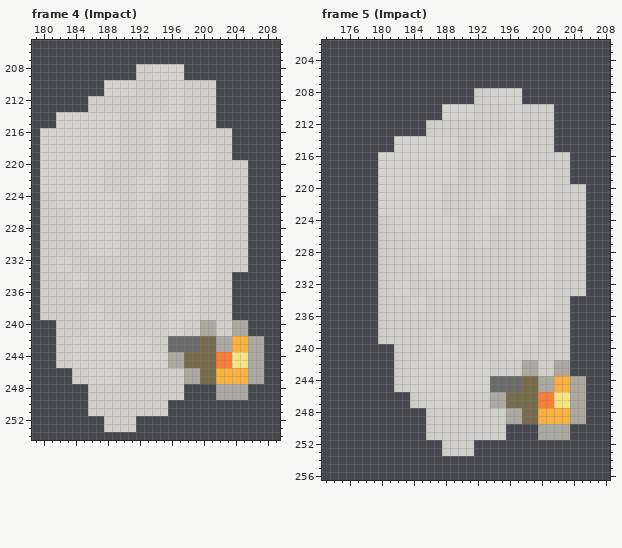
Two states of a pixel-art file, devassets/Aseprite Projects/LanternCorpse.aseprite. Above: the version before the commit.
384x384 pixels, 8 frames. Shown: frame 4 (Impact): x 179..209, y 205..254; frame 5 (Impact): x 173..208, y 202..256. The commit also changed other frames, which this record leaves out.
And afterwards:
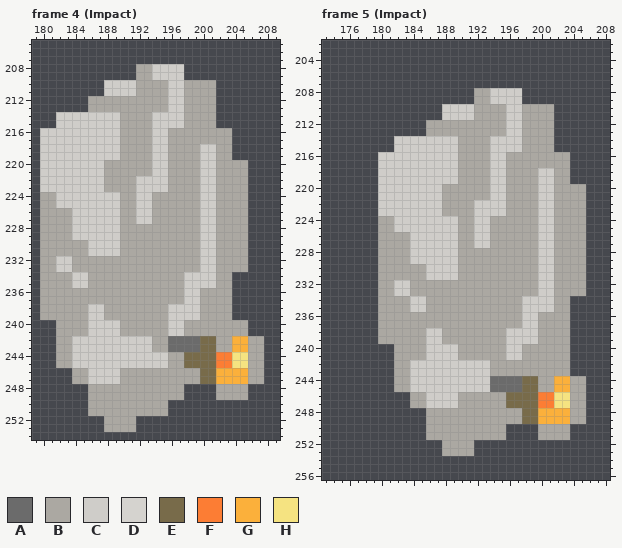
Palette (. is transparent): A #6b6b6b  B #aba8a2  C #cfcdc9  D #d5d3cf  E #786b4a  F #fc7d34  G #fbb03b  H #f5e381
Changes in this commit:
Frame 4 (Impact), layer "Layer 1":
y 208..209: x 192..197 CCDDDD -> BBCCCC
y 210..211: x 188..201 DDDDCCCCDDCCCC -> CCCCBBBBCCBBBB
y 212..213: x 186..201 CCCCCCCCCCDDCCCC -> BBBBBBBBBBCCBBBB
y 214..215: x 182..201 DDDDDDDDCCCCDDDDCCCC -> CCCCCCCCBBBBCCCCBBBB
y 216..217: x 180..203 DDDDDDDDDDCCCCDDCCCCCCCC -> CCCCCCCCCCBBBBCCBBBBBBBB
y 218..219: x 180..203 DDDDDDDDDDCCCCDDCCCCDDCC -> CCCCCCCCCCBBBBCCBBBBCCBB
y 220..221: x 180..205 DDDDDDDDCCCCCCDDCCCCDDCCCC -> CCCCCCCCBBBBBBCCBBBBCCBBBB
y 222..223: x 180..205 DDDDDDDDCCCCDDDDCCCCDDCCCC -> CCCCCCCCBBBBCCCCBBBBCCBBBB
y 224..225: x 180..205 CCDDDDDDDDCCDDCCCCCCDDCCCC -> BBCCCCCCCCBBCCBBBBBBCCBBBB
y 226..227: x 180..205 CCCCDDDDDDCCDDCCCCCCDDCCCC -> BBBBCCCCCCBBCCBBBBBBCCBBBB
y 228..229: x 180..205 CCCCDDDDDDCCCCCCCCCCDDCCCC -> BBBBCCCCCCBBBBBBBBBBCCBBBB
y 230..231: x 180..205 CCCCCCDDDDCCCCCCCCCCDDCCCC -> BBBBBBCCCCBBBBBBBBBBCCBBBB
y 232..233: x 180..205 CCDDCCCCCCCCCCCCCCCCDDCCCC -> BBCCBBBBBBBBBBBBBBBBCCBBBB
y 234..235: x 180..203 CCCCDDCCCCCCCCCCCCDDDDCC -> BBBBCCBBBBBBBBBBBBCCCCBB
y 236..237: x 180..203 CCCCCCCCCCCCCCCCCCDDCCCC -> BBBBBBBBBBBBBBBBBBCCBBBB
y 238..239: x 180..203 CCCCCCDDCCCCCCCCDDDDCCCC -> BBBBBBCCBBBBBBBBCCCCBBBB
y 240..241: x 182..199 CCCCDDDDCCCCCCDDCC -> BBBBCCCCBBBBBBCCBB; x 202..203 CC -> BB
y 242..243: x 182..195 CCDDDDDDDDDDCC -> BBCCCCCCCCCCBB
y 244..245: x 182..195 CCDDDDDDDDDDDD -> BBCCCCCCCCCCCC
y 246..247: x 184..197 CCDDDDCCCCCCCC -> BBCCCCBBBBBBBB
y 248..249: x 186..197 CCCCCCCCCCCC -> BBBBBBBBBBBB
y 250..251: x 186..195 CCCCCCCCCC -> BBBBBBBBBB
y 252..253: x 188..191 CCCC -> BBBB
Frame 5 (Impact), layer "Layer 1":
y 208..209: x 192..197 CCDDDD -> BBCCCC
y 210..211: x 188..201 DDDDCCCCDDCCCC -> CCCCBBBBCCBBBB
y 212..213: x 186..201 CCCCCCCCCCDDCCCC -> BBBBBBBBBBCCBBBB
y 214..215: x 182..201 DDDDDDDDCCCCDDDDCCCC -> CCCCCCCCBBBBCCCCBBBB
y 216..217: x 180..203 DDDDDDDDDDCCCCDDCCCCCCCC -> CCCCCCCCCCBBBBCCBBBBBBBB
y 218..219: x 180..203 DDDDDDDDDDCCCCDDCCCCDDCC -> CCCCCCCCCCBBBBCCBBBBCCBB
y 220..221: x 180..205 DDDDDDDDCCCCCCDDCCCCDDCCCC -> CCCCCCCCBBBBBBCCBBBBCCBBBB
y 222..223: x 180..205 DDDDDDDDCCCCDDDDCCCCDDCCCC -> CCCCCCCCBBBBCCCCBBBBCCBBBB
y 224..225: x 180..205 CCDDDDDDDDCCDDCCCCCCDDCCCC -> BBCCCCCCCCBBCCBBBBBBCCBBBB
y 226..227: x 180..205 CCCCDDDDDDCCDDCCCCCCDDCCCC -> BBBBCCCCCCBBCCBBBBBBCCBBBB
y 228..229: x 180..205 CCCCDDDDDDCCCCCCCCCCDDCCCC -> BBBBCCCCCCBBBBBBBBBBCCBBBB
y 230..231: x 180..205 CCCCCCDDDDCCCCCCCCCCDDCCCC -> BBBBBBCCCCBBBBBBBBBBCCBBBB
y 232..233: x 180..205 CCDDCCCCCCCCCCCCCCCCDDCCCC -> BBCCBBBBBBBBBBBBBBBBCCBBBB
y 234..235: x 180..203 CCCCDDCCCCCCCCCCCCDDDDCC -> BBBBCCBBBBBBBBBBBBCCCCBB
y 236..237: x 180..203 CCCCCCCCCCCCCCCCCCDDCCCC -> BBBBBBBBBBBBBBBBBBCCBBBB
y 238..239: x 180..203 CCCCCCDDCCCCCCCCDDDDCCCC -> BBBBBBCCBBBBBBBBCCCCBBBB
y 240..241: x 182..203 CCCCDDDDCCCCCCDDCCCCCC -> BBBBCCCCBBBBBBCCBBBBBB
y 242..243: x 182..197 CCDDDDDDDDDDCCCC -> BBCCCCCCCCCCBBBB; x 200..201 CC -> BB
y 244..245: x 182..193 CCDDDDDDDDDD -> BBCCCCCCCCCC
y 246..247: x 184..193 CCDDDDCCCC -> BBCCCCBBBB
y 248..251: x 186..195 CCCCCCCCCC -> BBBBBBBBBB
y 252..253: x 188..191 CCCC -> BBBB
Changed places in both pictures, as pixel boxes (x1, y1, x2, y2):
changed: (40, 64, 248, 432)
changed: (378, 88, 586, 456)
